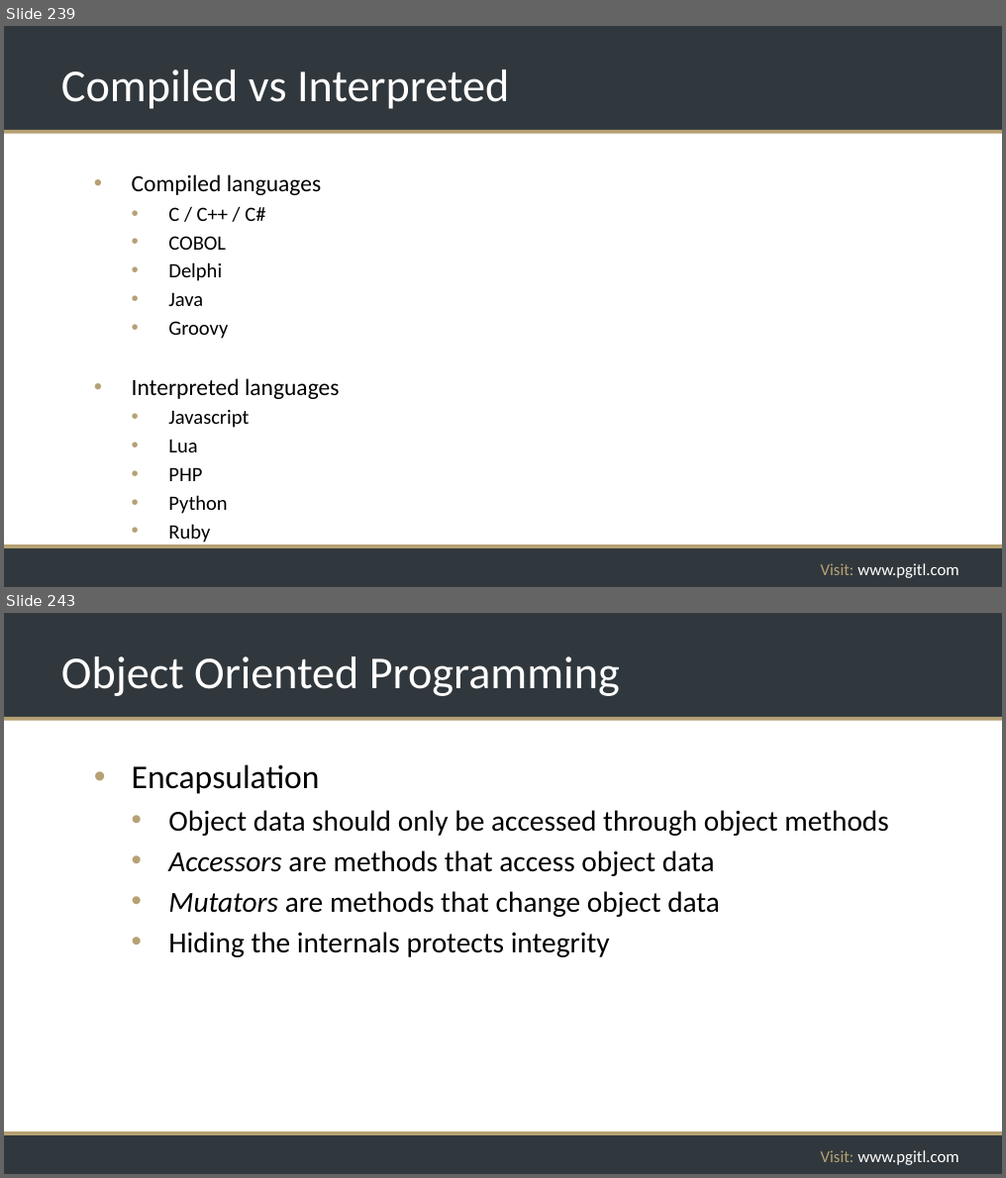
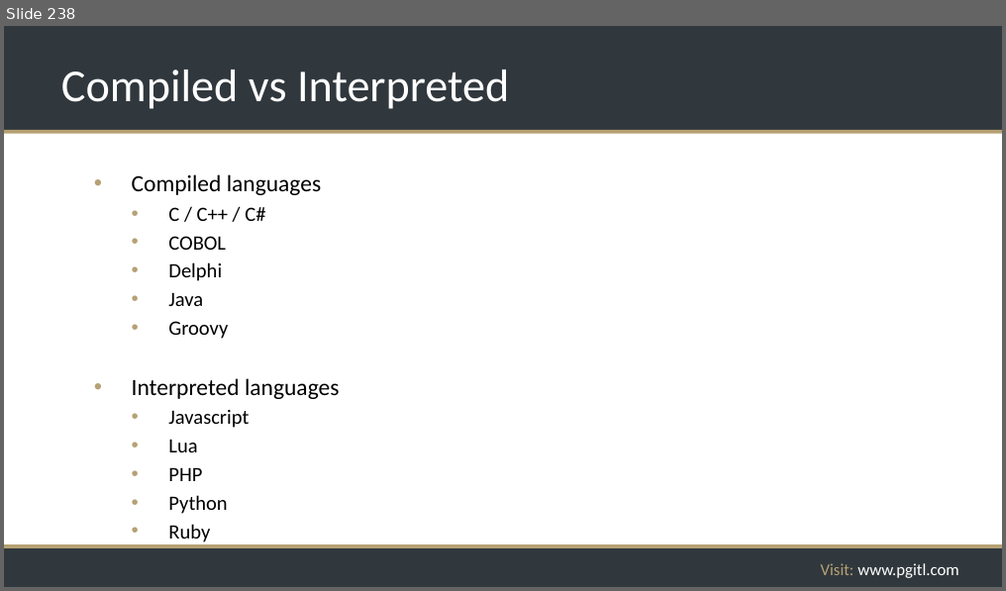
Before and after one commit to rikkouri/project-a, a slide deck: Programming Foundations.pptx. Shown one above the other, each under a label of ours: slides 239 and 243 before the commit, slide 238 after it; the slides between them are not shown. The pictures are 1006x1178 and 1006x591 pixels, drawn with LibreOffice and Linux fonts; fonts in the diff are those of the drawing; background and template pictures are left out. Boxes give left, top, right and bottom in pixels: in the first picture for what was removed or moved away, otherwise in the second. Text is boxed around its words. In the diff, an @@ line names an element or a change of style, - is before the commit and + after.

```diff
--- a/Programming Foundations.pptx
+++ b/Programming Foundations.pptx
@@ slide 243 removed at (x1=4, y1=613, x2=1002, y2=1174), background #FFFFFF; not listed: 5 template elements that a slide beside it also shows @@
@@ title removed at (x1=61, y1=657, x2=620, y2=696) @@
-Object Oriented Programming
@@ text removed at (x1=132, y1=764, x2=889, y2=958) @@
-• Encapsulation
-  • Object data should only be accessed through object methods
-  • Accessors are methods that access object data
-  • Mutators are methods that change object data
-  • Hiding the internals protects integrity
@@ what was slide 239 is now slide 238 @@
```
Also in this commit, not shown: 7 slides changed, 17 other slides removed.
